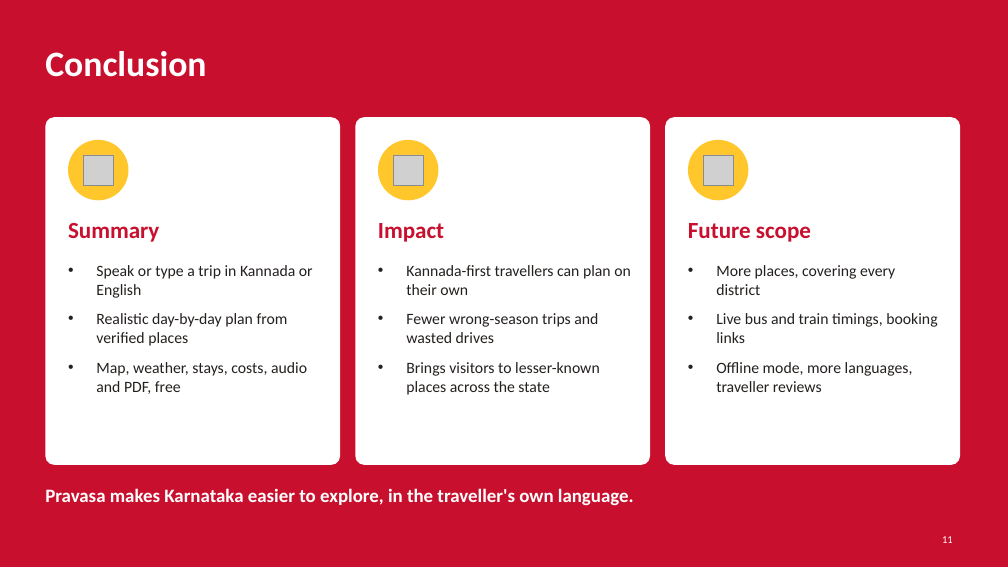
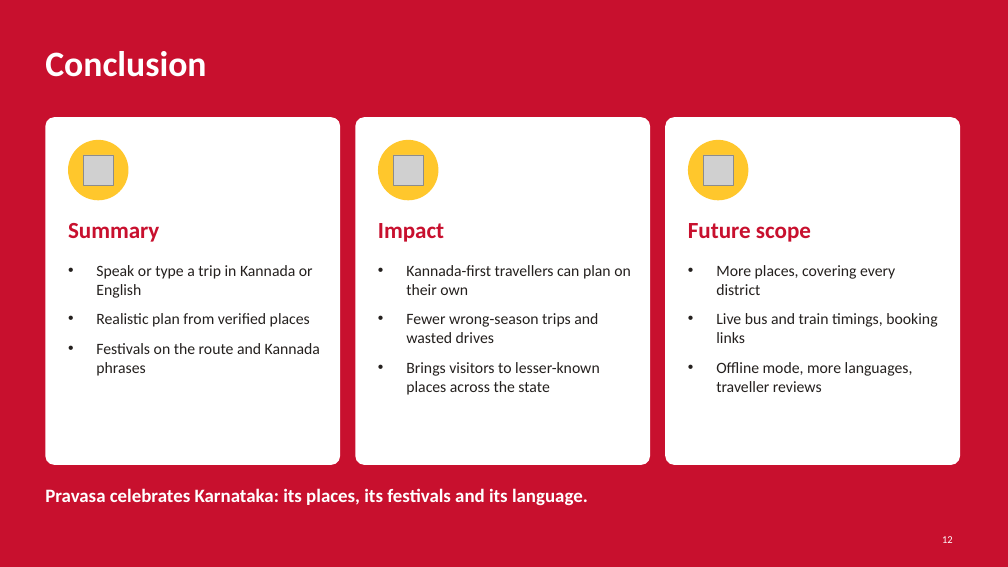
Before and after one commit to shravanisy2006/Pravasa, a slide deck: slide 12 of Pravasa_PPT.pptx (slide 11 before the commit). Drawn at 1008x567 pixels with LibreOffice and Linux fonts; fonts in the diff are those of the drawing; grey boxes stand for pictures. Boxes give left, top, right and bottom in pixels: in the first picture for what was removed or moved away, otherwise in the second. Text is boxed around its words. In the diff, an @@ line names an element or a change of style, - is before the commit and + after.

Commit message:
Celebrate Kannada styles added

```diff
--- a/Pravasa_PPT.pptx
+++ b/Pravasa_PPT.pptx
@@ text at (96, 313, 320, 376): text changed @@
-• Realistic day-by-day plan from verified places
-• Map, weather, stays, costs, audio and PDF, free
+• Realistic plan from verified places
+• Festivals on the route and Kannada phrases
@@ text at (45, 488, 588, 506): text changed @@
-Pravasa makes Karnataka easier to explore, in the traveller's own language.
+Pravasa celebrates Karnataka: its places, its festivals and its language.
@@ page number at (942, 536, 953, 543): text changed @@
-11
+12
```
Also in this commit, not shown: 3 other slides changed, 1 slide added, 9 other files.
